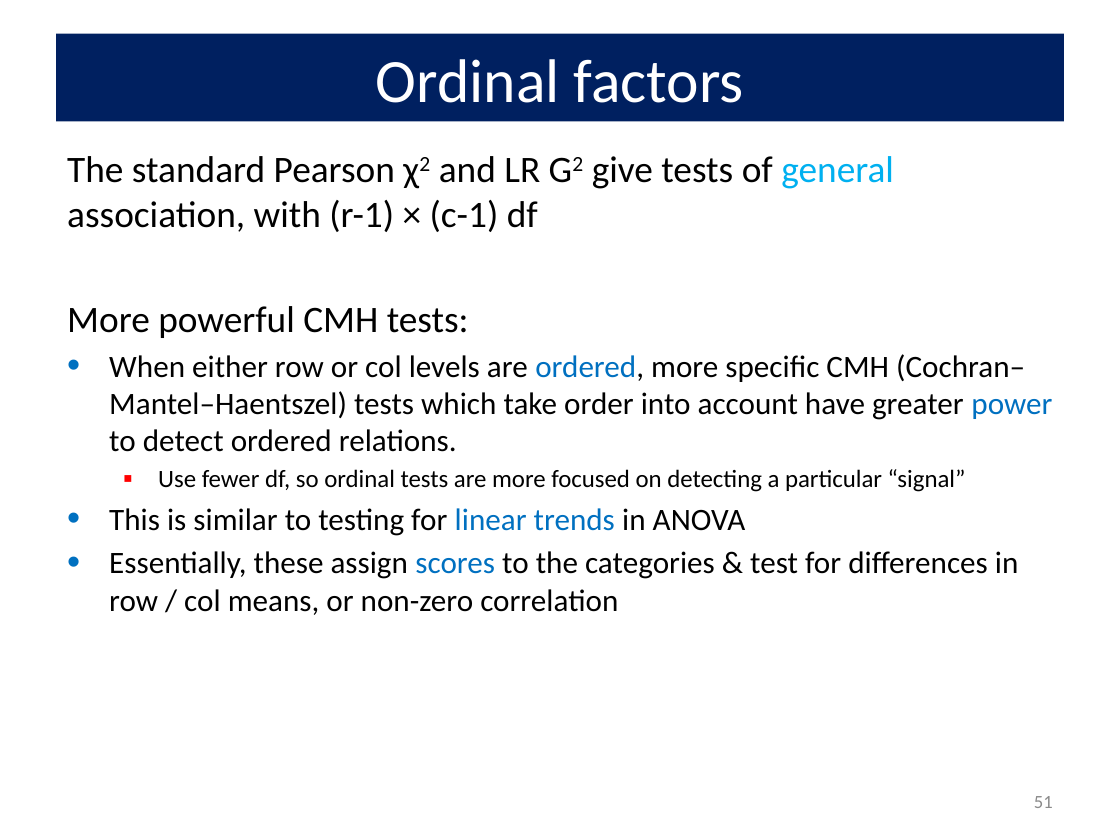
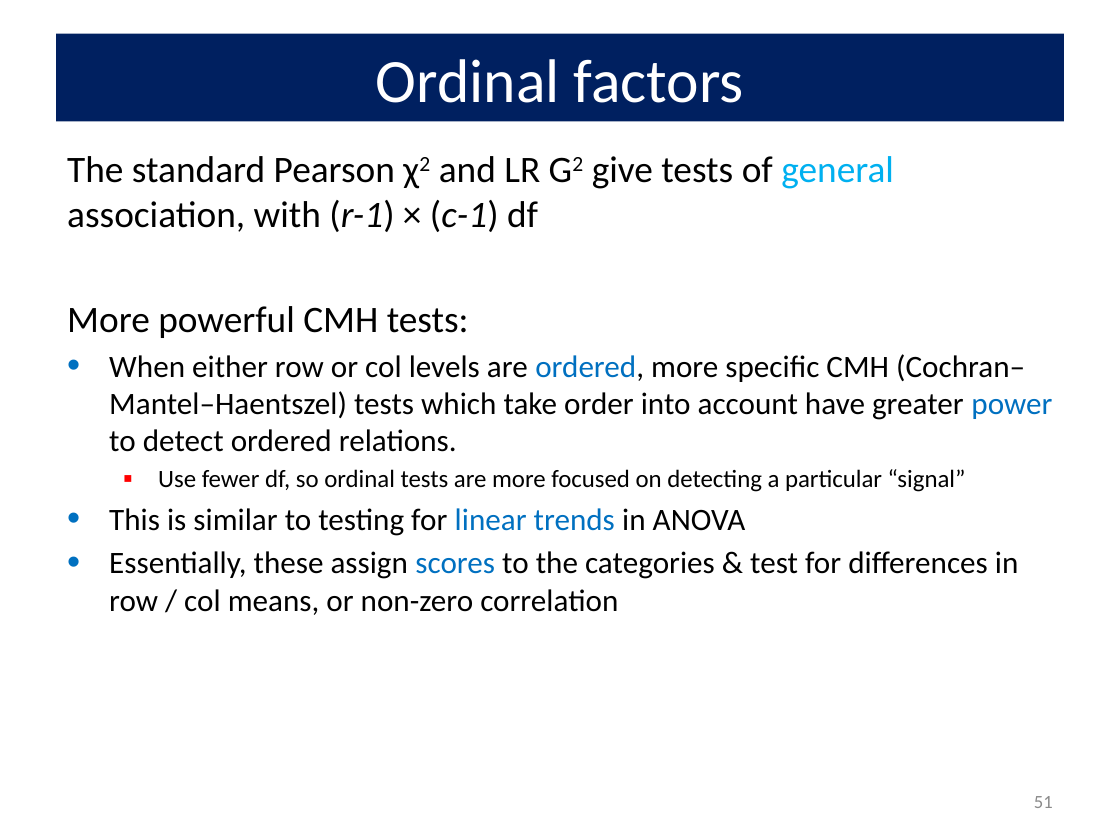
Before and after one commit to friendly/psy6136, a slide deck: slide 51 of lectures/03-Twoway1.pptx. Drawn at 1120x840 pixels with LibreOffice and Linux fonts; fonts in the diff are those of the drawing. Boxes give left, top, right and bottom in pixels: in the first picture for what was removed or moved away, otherwise in the second. Text is boxed around its words. In the diff, an @@ line names an element or a change of style, - is before the commit and + after.

```diff
--- a/lectures/03-Twoway1.pptx
+++ b/lectures/03-Twoway1.pptx
@@ text at [67, 156, 894, 232]: italic on in "(r-1) (c-1)" @@
```
Also in this commit, not shown: 6 other slides changed, 12 other files.
